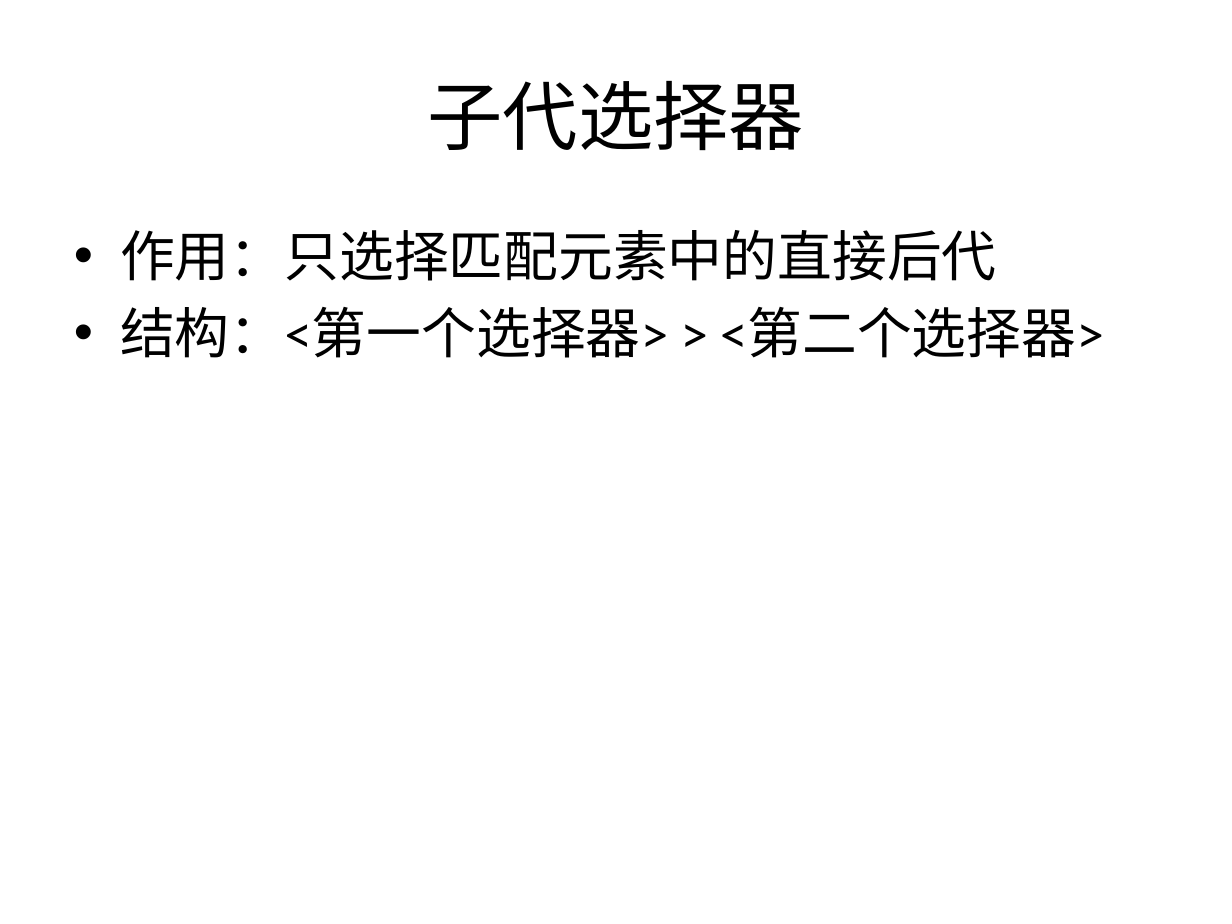
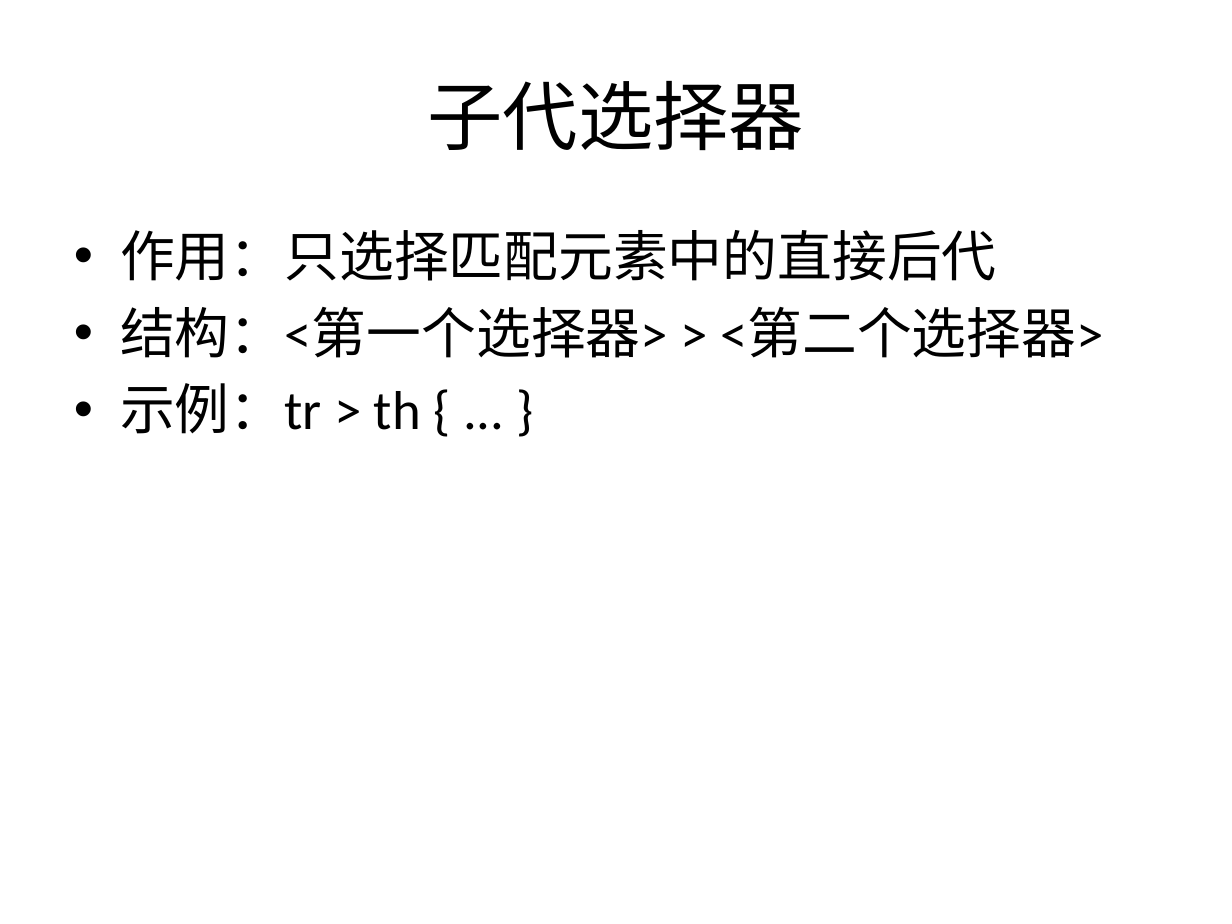
Before and after one commit to sans123wx/class, a slide deck: slide 22 of 网页设计与制作/课件/4/css选择器.pptx. Drawn at 1232x924 pixels with LibreOffice and Linux fonts; fonts in the diff are those of the drawing. Boxes give left, top, right and bottom in pixels: in the first picture for what was removed or moved away, otherwise in the second. Text is boxed around its words. In the diff, an @@ line names an element or a change of style, - is before the commit and + after.

```diff
--- a/网页设计与制作/课件/4/css选择器.pptx
+++ b/网页设计与制作/课件/4/css选择器.pptx
@@ text at (120,383,421,434): paragraph added @@
+• 示例：tr > th { ... }
```
Also in this commit, not shown: 1 other slide changed, 2 slides added, 1 other file.
